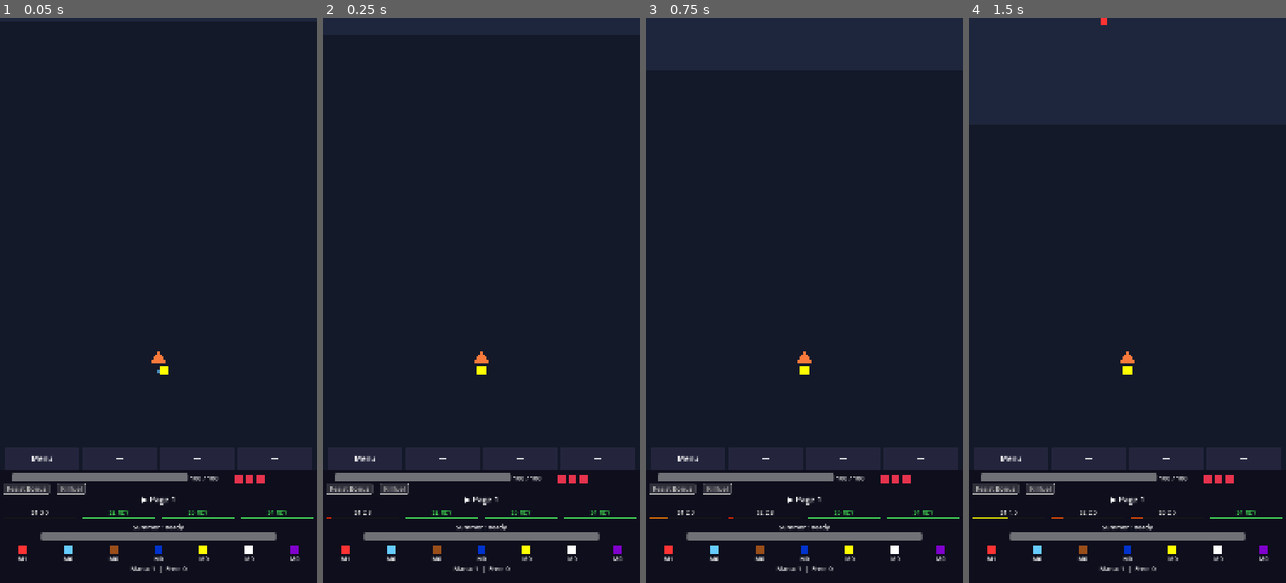
Above: before the commit, frames 1-4 (left to right).
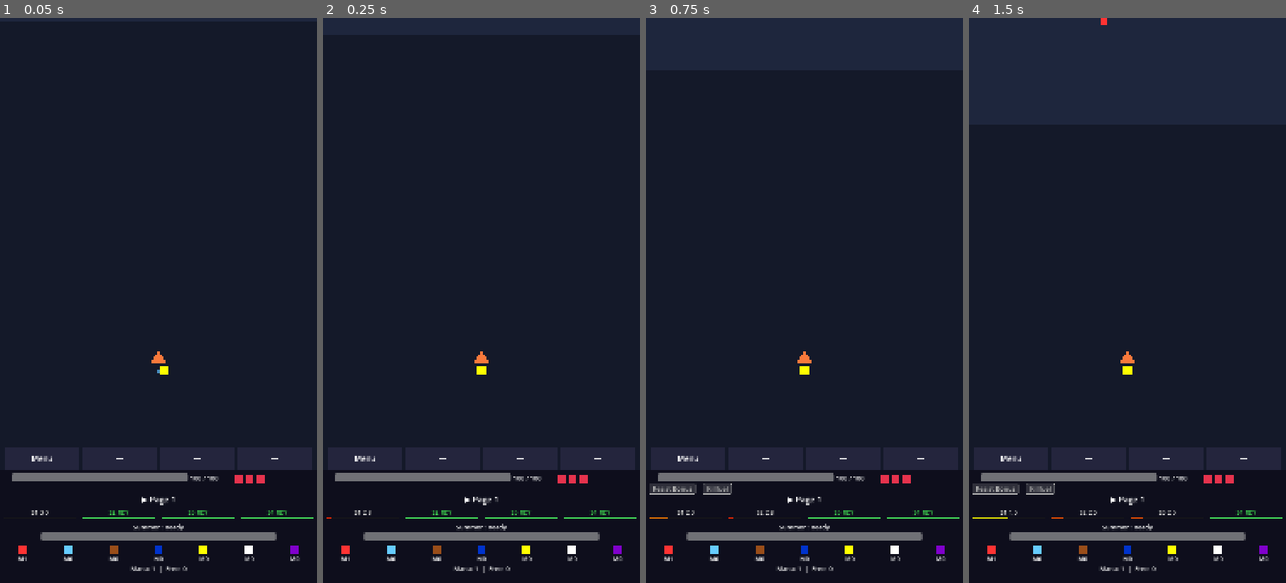
Above: after the commit, the same moments.

Repository: fade528/spellcraft
Game: Godot game, scene res://scenes/game.tscn
Two runs of this game, one before a commit and one after it. Both use one fixed random seed, a clock stepped at 60 frames per second and the inputs below. The engine's default icon, where the game draws it, is replaced by a stand-in: a white triangle on a blue panel in a dark square.
Inputs (mouse positions are in pixels of both pictures, inside the frame that each line leads up to):
- Up to frame 1 (0.05 s): no input
- Up to frame 2 (0.25 s): no input
- Up to frame 3 (0.75 s): move the mouse to (874, 272) at 0.52 s; click (874, 272) at 0.67 s
- Up to frame 4 (1.5 s): drag from (1064, 328) to (1127, 368) at 1.27 s

The runs differ from the first frame. In frame 1, 0.5% of the frame differs, in the area x 1-28%, y 82-85%; in frame 2, 0.5%; in frame 3, nothing differs; in frame 4, nothing differs.

Commit message:
2.49b
Session 2.49b: passive integrity + cleanup

- TomeManager: combat_active_page_index tracks flip_to_page() only
  get_combat_active_page() reads combat-active page, not CraftingUI cursor
- PassiveManager: read combat page, not active_page navigation cursor
- PassiveManager: recalculate() dirty-flag dedup via call_deferred
- PassiveManager: removed _on_node_added spurious trigger
- PassiveManager: collect cd_type=cast+passive for target=enemy (fixes
  stagger/blind/wet/corruption/splash never reaching apply_* methods)
- PassiveManager: dedup all three passive lists by effect_name post-loop
- PassiveManager: FacingMarker rotation==0.0 explicit branch + print
- PassiveManager: soulsiphon holy amp (value2) via target_element param
- SpellCaster: refresh_spell() triggers call_deferred recalculate on PM
- SpellCaster: soulsiphon call sites pass target_el for holy amp

Diff:
--- a/scripts/managers/passive_manager.gd
+++ b/scripts/managers/passive_manager.gd
@@ -29,6 +29,7 @@
 var _soul_max: int = 0
 var _mudwall_still_timer: float = 0.0
 var _mudwall_cooldown_timer: float = 0.0
+var _recalculate_queued: bool = false
 const MUDWALL_SPAWN_COOLDOWN: float = 8.0
 
 
@@ -39,8 +40,7 @@
 			tm.page_changed.connect(recalculate)
 		elif tm.has_signal("page_flipped"):
 			tm.page_flipped.connect(_on_page_flipped)
-	get_tree().node_added.connect(_on_node_added)
-	recalculate()
+	call_deferred("recalculate")
 
 
 func _make_aura_ring(color: Color) -> Line2D:
@@ -367,9 +367,15 @@
 	if _player != null and is_instance_valid(_player):
 		var facing_marker := _player.get_node_or_null("FacingMarker")
 		if facing_marker != null:
-			mw_dir = Vector2.UP.rotated(facing_marker.rotation)
+			if facing_marker.rotation == 0.0:
+				mw_dir = Vector2.UP
+				print("[Mudwall] FacingMarker.rotation == 0.0 — using default UP direction")
+			else:
+				mw_dir = Vector2.UP.rotated(facing_marker.rotation)
+				print("[Mudwall] FacingMarker.rotation: %.3f — mw_dir: %s" % [facing_marker.rotation, str(mw_dir)])
 		else:
 			mw_dir = Vector2.UP.rotated(_player.rotation)
+			print("[Mudwall] FacingMarker not found — using player.rotation: %.3f" % _player.rotation)
 
 	var mw_scene = load("res://scenes/effects/mud_wall.tscn")
 	if mw_scene == null:
@@ -400,6 +406,14 @@
 
 
 func recalculate() -> void:
+	if _recalculate_queued:
+		return
+	_recalculate_queued = true
+	call_deferred("_do_recalculate")
+
+
+func _do_recalculate() -> void:
+	_recalculate_queued = false
 	damage_reduction = 0.0
 	element_resist = {}
 	cd_reduction = 0.0
@@ -429,7 +443,22 @@
 	if tm == null or not tm.has_method("get_active_page"):
 		return
 
-	var page = tm.get_active_page()
+	var page = tm.get_combat_active_page() if tm.has_method("get_combat_active_page") else tm.get_active_page()
+	print("[PM] recalculate() — page type: %s" % str(typeof(page)))
+	if page is Dictionary:
+		print("[PM] page dict keys: %s" % str((page as Dictionary).keys()))
+	elif page != null:
+		print("[PM] page class: %s" % str(page.get_class()))
+	var _dbg_slots := _get_page_slots(page)
+	print("[PM] slot count from get_active_page(): %d" % _dbg_slots.size())
+	for _si in range(_dbg_slots.size()):
+		var _sl := _dbg_slots[_si]
+		print("[PM]   slot %d — elemental: '%s' emp: '%s' enc: '%s'" % [
+			_si,
+			str(_sl.get("elemental", "")),
+			str(_sl.get("empowerment", "")),
+			str(_sl.get("enchantment", ""))
+		])
 	var slots := _get_page_slots(page)
 	if slots.is_empty():
 		return
@@ -472,11 +501,11 @@
 					continue
 				_active_cast_passives.append(effect)
 
-		# Collect cd_type=passive, target=enemy passives
+		# Collect cd_type=passive OR cd_type=cast, target=enemy passives
 		for effect in effects:
 			var ep_target := str(effect.get("target", "")).to_lower()
 			var ep_cd := str(effect.get("cd_type", "")).to_lower()
-			if ep_target == "enemy" and ep_cd == "passive":
+			if ep_target == "enemy" and (ep_cd == "passive" or ep_cd == "cast"):
 				if inv_check != null \
 						and not inv_check.school_allocation.is_empty() \
 						and inv_check.get_school_tier(elemental) == 0:
@@ -486,6 +515,36 @@
 	damage_reduction = minf(damage_reduction, 0.75)
 	for key in element_resist:
 		element_resist[key] = minf(element_resist[key], 0.75)
+
+	# Dedup _active_passives by effect_name (keep first occurrence)
+	var _seen_p: Dictionary = {}
+	var _deduped_p: Array[Dictionary] = []
+	for _pp in _active_passives:
+		var _pn: String = str(_pp.get("effect_name", ""))
+		if not _seen_p.has(_pn):
+			_seen_p[_pn] = true
+			_deduped_p.append(_pp)
+	_active_passives = _deduped_p
+
+	# Dedup cast passives by effect_name (keep first occurrence)
+	var _seen_cast: Dictionary = {}
+	var _deduped_cast: Array[Dictionary] = []
+	for _cp in _active_cast_passives:
+		var _cn: String = str(_cp.get("effect_name", ""))
+		if not _seen_cast.has(_cn):
+			_seen_cast[_cn] = true
+			_deduped_cast.append(_cp)
+	_active_cast_passives = _deduped_cast
+
+	# Dedup enemy passives by effect_name (keep first occurrence)
+	var _seen_enemy: Dictionary = {}
+	var _deduped_enemy: Array[Dictionary] = []
+	for _ep in _active_enemy_passives:
+		var _en: String = str(_ep.get("effect_name", ""))
+		if not _seen_enemy.has(_en):
+			_seen_enemy[_en] = true
+			_deduped_enemy.append(_ep)
+	_active_enemy_passives = _deduped_enemy
 
 	# Apply flashcast to all active SpellCasters
 	for caster in get_tree().get_nodes_in_group("spell_casters"):
@@ -571,10 +630,6 @@
 func _on_page_flipped(_index: int) -> void:
 	recalculate()
 
-
-func _on_node_added(node: Node) -> void:
-	if node.is_in_group("player"):
-		call_deferred("recalculate")
 
 
 func _has_property(node: Object, property_name: String) -> bool:
@@ -844,8 +899,13 @@
 	return 0.0
 
 
-func get_soulsiphon_leech() -> float:
+func get_soulsiphon_leech(target_element: String = "") -> float:
 	for effect in _active_cast_passives:
 		if effect.get("effect_name", "") == "soulsiphon":
-			return _scaled(effect, "value1", "scale_value1")
+			var base_leech: float = _scaled(effect, "value1", "scale_value1")
+			if target_element.to_lower() == "holy":
+				var holy_bonus: float = _scaled(effect, "value2", "scale_value2")
+				print("[Siphon] holy target — base: %.4f | bonus: %.4f | total: %.4f" % [base_leech, holy_bonus, base_leech + holy_bonus])
+				return base_leech + holy_bonus
+			return base_leech
 	return 0.0
--- a/scripts/managers/tome_manager.gd
+++ b/scripts/managers/tome_manager.gd
@@ -5,6 +5,7 @@
 
 var pages: Array = []
 var active_page_index: int = 0
+var combat_active_page_index: int = 0
 var _flip_cooldown: float = 0.0
 var _current_spec_name: String = "archmage"
 
@@ -59,6 +60,7 @@
 		return
 
 	active_page_index = index
+	combat_active_page_index = index
 	var page: PageData = pages[index]
 	page.ensure_slots(4)
 
@@ -219,6 +221,10 @@
 	return get_page(active_page_index)
 
 
+func get_combat_active_page() -> PageData:
+	return get_page(combat_active_page_index)
+
+
 func add_page() -> void:
 	if pages.size() >= MAX_PAGES:
 		return
--- a/scripts/spell_caster.gd
+++ b/scripts/spell_caster.gd
@@ -168,7 +168,7 @@
 	_spawn_delivery(spawn_position, shot_direction, final_dmg, weakness)
 	# Soulsiphon leech
 	if _passmgr != null and _passmgr.has_method("get_soulsiphon_leech"):
-		var _leech: float = _passmgr.get_soulsiphon_leech()
+		var _leech: float = _passmgr.get_soulsiphon_leech(target_el)
 		if _leech > 0.0:
 			var _heal_amount: float = final_dmg * _leech
 			var _prog = get_node_or_null("/root/ProgressionManager")
@@ -275,6 +275,9 @@
 	delivery_type = new_delivery
 	target_type = new_target
 	_recompose_spell()
+	var _pm := get_node_or_null("/root/PassiveManager")
+	if _pm != null and _pm.has_method("recalculate"):
+		_pm.call_deferred("recalculate")
 
 
 func _on_cooldown_timer_timeout() -> void:
@@ -350,7 +353,7 @@
 	_spawn_delivery(spawn_position, shot_direction, final_dmg, weakness)
 	# Soulsiphon leech
 	if _passmgr != null and _passmgr.has_method("get_soulsiphon_leech"):
-		var _leech: float = _passmgr.get_soulsiphon_leech()
+		var _leech: float = _passmgr.get_soulsiphon_leech(target_el)
 		if _leech > 0.0:
 			var _heal_amount: float = final_dmg * _leech
 			var _prog = get_node_or_null("/root/ProgressionManager")
